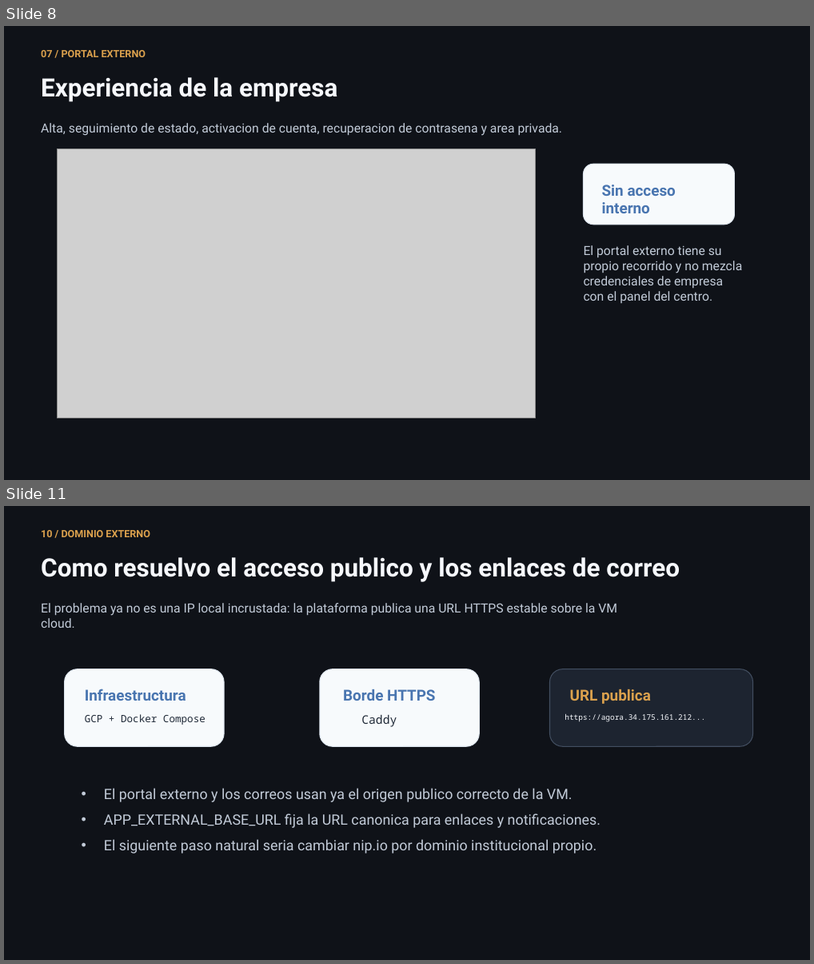
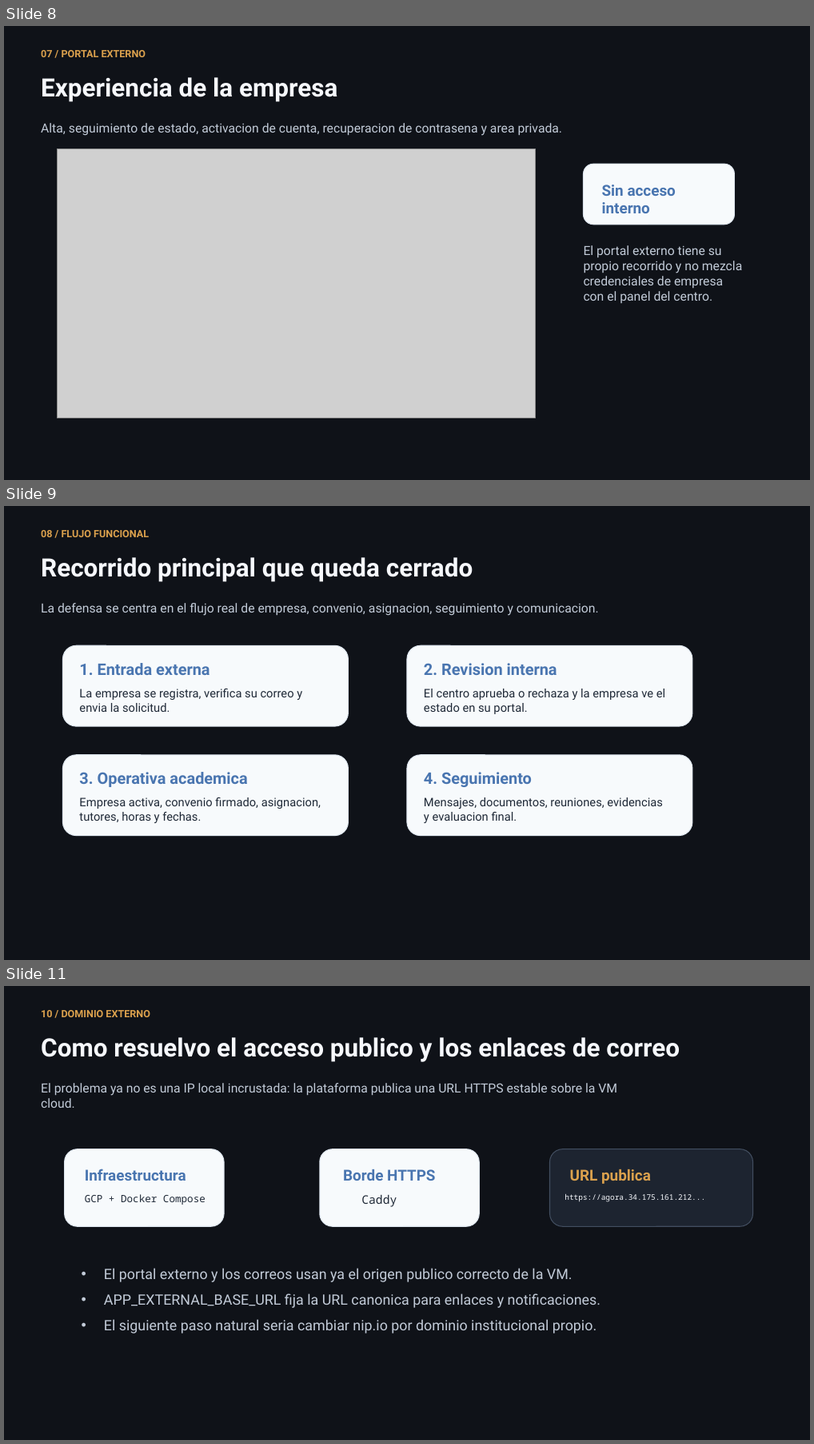
Before and after one commit to lmendez861/TFG-Agora, a slide deck: docs/presentacion-defensa-final.pptx. Shown one above the other, each under a label of ours: slides 8 and 11 before the commit, slides 8, 9 and 11 after it; the slides between them are not shown. The pictures are 814x964 and 814x1444 pixels, drawn with LibreOffice and Linux fonts; fonts in the diff are those of the drawing; grey boxes stand for pictures. Boxes give left, top, right and bottom in pixels: in the first picture for what was removed or moved away, otherwise in the second. Text is boxed around its words. In the diff, an @@ line names an element or a change of style, - is before the commit and + after.

```diff
--- a/docs/presentacion-defensa-final.pptx
+++ b/docs/presentacion-defensa-final.pptx
@@ slide 9 added at (4,506,810,960), background #0F1218 @@
@@ text added at (41,530,149,537), 12 pt, text #DBA14D, bold @@
+08 / FLUJO FUNCIONAL
@@ text added at (41,557,473,582), 30 pt, text #F6F8FC, bold @@
+Recorrido principal que queda cerrado
@@ text added at (41,603,599,616), 15 pt, text #C2CBD8 @@
+La defensa se centra en el flujo real de empresa, convenio, asignacion, seguimiento y comunicacion.
@@ rounded rectangle added at (62,646,348,726), fill #F7FAFC, outline #DDE5EE 1 pt @@
@@ rounded rectangle added at (407,646,693,726), fill #F7FAFC, outline #DDE5EE 1 pt @@
@@ text added at (79,663,210,675), 19 pt, text #4975B0, bold @@
+1. Entrada externa
@@ text added at (424,663,558,675), 19 pt, text #4975B0, bold @@
+2. Revision interna
@@ text added at (79,688,302,712), 14 pt, text #1F2937 @@
+La empresa se registra, verifica su correo y envia la solicitud.
@@ text added at (424,688,666,714), 14 pt, text #1F2937 @@
+El centro aprueba o rechaza y la empresa ve el estado en su portal.
@@ rounded rectangle added at (62,755,348,835), fill #F7FAFC, outline #DDE5EE 1 pt @@
@@ rounded rectangle added at (407,755,693,835), fill #F7FAFC, outline #DDE5EE 1 pt @@
@@ text added at (79,772,247,787), 19 pt, text #4975B0, bold @@
+3. Operativa academica
@@ text added at (424,772,532,787), 19 pt, text #4975B0, bold @@
+4. Seguimiento
@@ text added at (79,797,321,823), 14 pt, text #1F2937 @@
+Empresa activa, convenio firmado, asignacion, tutores, horas y fechas.
@@ text added at (424,797,663,823), 14 pt, text #1F2937 @@
+Mensajes, documentos, reuniones, evidencias y evaluacion final.
```
Also in this commit, not shown: 6 slides changed, 1 slide removed, 5 other files.
